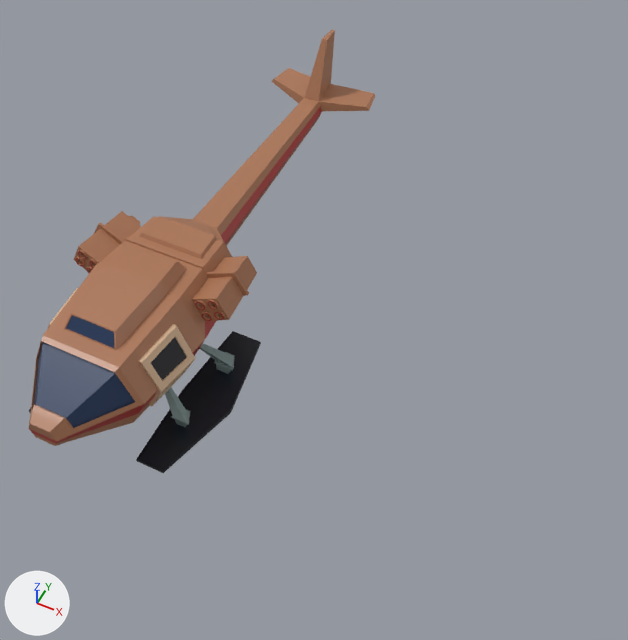
Two versions of the OBJ model Anahuacalli/Models/heliCabin.obj, one commit apart.
The view is the same before and after, from a 50 mm lens placed at (4.9, -17.6, 28.3), pointed at (-5.4, 3.0, 2.5). Every picture has the same lights, and +X, +Y and +Z are marked at lower left. The picture after the commit comes second. Where no turn or scale is listed for an object, it has been applied to the vertices. Vertices at exactly the same position are counted once.
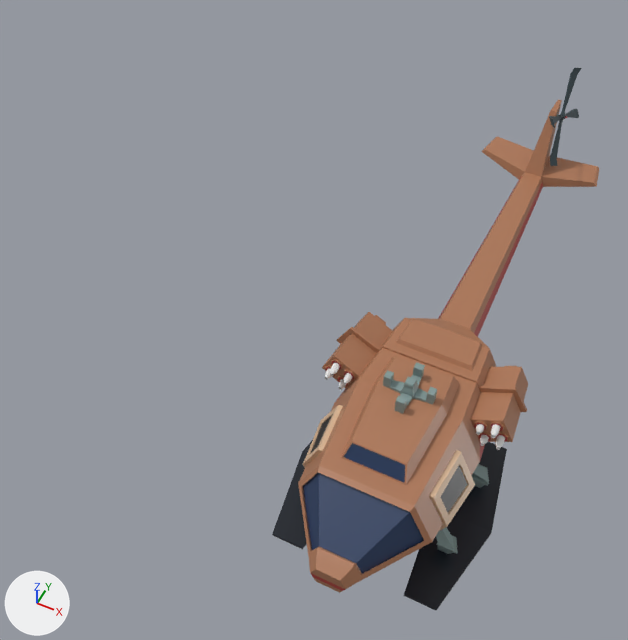
Edits to the bpy script that builds the scene:
```text
Add mat_radiation_png9:
    mat_radiation_png9 = principled_material('radiation_PNG9')
    mat_radiation_png9.base_color = (0.8, 0.8, 0.8)  # white #e7e7e7
    mat_radiation_png9.roughness = 1.0
Add mat_material_009:
    mat_material_009 = principled_material('Material.009')
    mat_material_009.base_color = (0.8, 0.8, 0.8)  # white #e7e7e7
    mat_material_009.roughness = 1.0
Change me_cube_005:
    used by ob_cube_005; location = (0.0, 0.0, 0.0)
    remove me_cube_005.from_pydata(...)  # 1041 vertices, 1004 faces; spans x -14.7..-7.1, y -6.7..15.8, z 0.2..7.1
    add me_cube_005.from_pydata(...)  # 5812 vertices, 5619 faces; spans x -3.8..3.8, y -6.9..16.9, z -0.1..8.3
    me_cube_005 part 1: the loose piece of 881 vertices spanning x -14.4..-7.3, y -6.7..15.8, z 1.8..7.1 is moved by (10.9, -0.2, -0.4)
    me_cube_005 part 2: the loose piece of 20 vertices spanning x -9.2..-8.0, y -3.3..-1.4, z 2.3..5.0 is moved by (10.9, -0.2, -0.4)
    me_cube_005 part 3: the loose piece of 20 vertices spanning x -13.7..-12.6, y -3.3..-1.4, z 2.3..5.0 is moved by (10.9, -0.2, -0.4)
    me_cube_005 part 4: the loose piece of 12 vertices spanning x -9.3..-7.1, y -4.7..2.6, z 0.2..0.7 is moved by (10.9, -0.2, -0.4)
    me_cube_005 part 5: the loose piece of 12 vertices spanning x -14.7..-12.4, y -4.7..2.6, z 0.2..0.7 is moved by (10.9, -0.2, -0.4)
    me_cube_005 part 6: the loose piece of 24 vertices spanning x -9.4..-7.8, y 0.2..1.1, z 0.3..2.0 is moved by (10.9, -0.2, -0.4)
    me_cube_005 part 7: the loose piece of 24 vertices spanning x -9.4..-7.8, y -2.8..-1.9, z 0.4..2.1 is moved by (10.9, -0.2, -0.4)
    me_cube_005 part 8: 4675 vertices added at x -3.4..3.3, y -1.8..0.4, z 3.8..6.2
    me_cube_005 part 9: 96 vertices added at x 0.1..0.9, y 13.1..16.9, z 4.5..8.3
    other edits to the shape of me_cube_005 do not show in these pictures
    add me_cube_005.materials.append(mat_radiation_png9)  # white #e7e7e7
    add me_cube_005.materials.append(mat_material_009)  # white #e7e7e7
```

Pixel boxes [x1, y1, x2, y2] of what changed, in the pictures (628 x 640 px; the box of a moved part takes in the faces that stretch with it):
'Cube.005', reshaped (22% taller)
    before: [29, 30, 375, 473]
    after: [272, 68, 599, 610]
part 1 of me_cube_005, moved or reshaped
    before: [29, 30, 375, 446]
    after: [298, 99, 599, 593]
part 2 of me_cube_005, moved or reshaped
    before: [138, 324, 195, 407]
    after: [429, 450, 475, 531]
part 3 of me_cube_005, moved or reshaped
    before: [48, 288, 78, 328]
    after: [303, 405, 343, 468]
part 4 of me_cube_005, moved or reshaped
    before: [136, 331, 261, 473]
    after: [404, 442, 507, 610]
part 5 of me_cube_005, moved or reshaped (not visible before)
    after: [272, 440, 313, 549]
part 6 of me_cube_005, moved or reshaped
    before: [199, 344, 235, 374]
    after: [472, 464, 489, 488]
part 7 of me_cube_005, moved or reshaped
    before: [165, 388, 190, 427]
    after: [436, 527, 458, 554]
part 8 of me_cube_005, added
    after: [325, 362, 505, 450]
part 9 of me_cube_005, added
    after: [549, 68, 582, 166]
